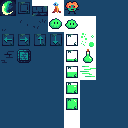
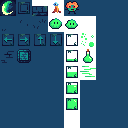
Comparing the layer stacks of the two 128x128 images. Changes:
painted on "main" over bbox(33, 18, 78, 27)
